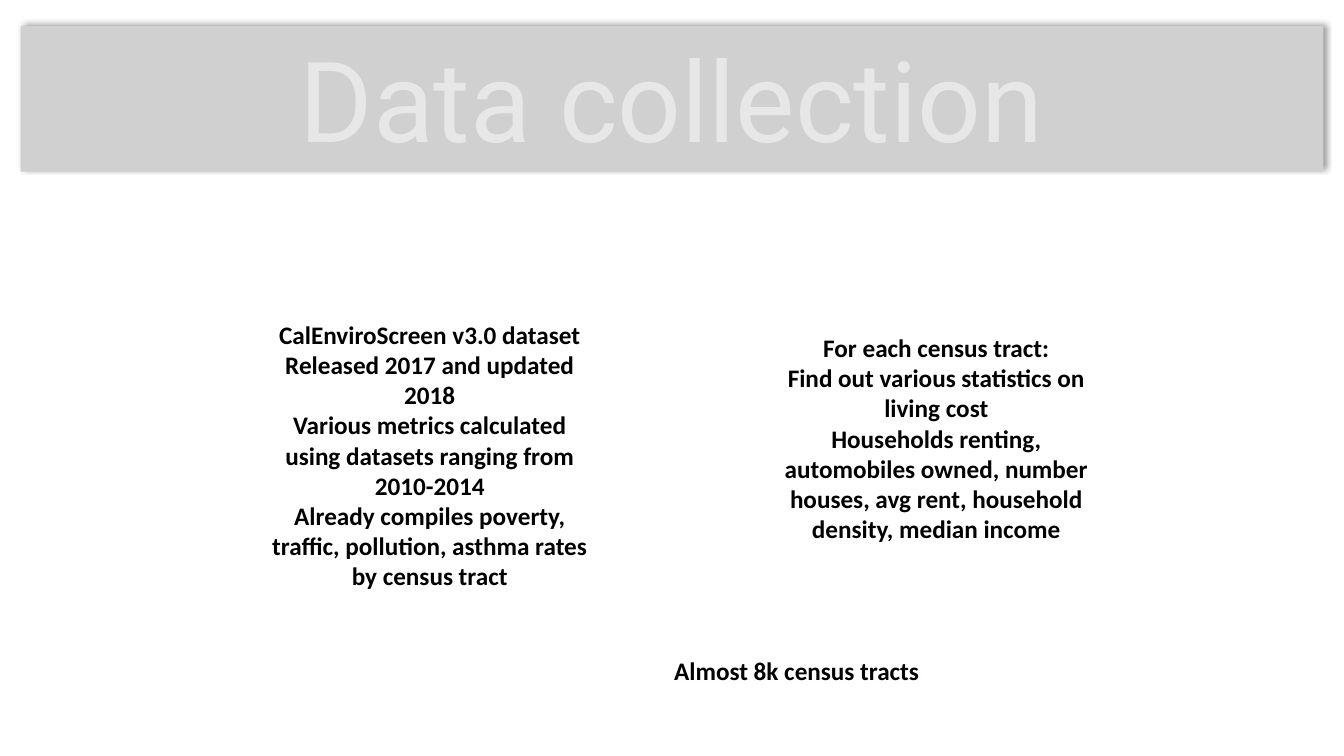
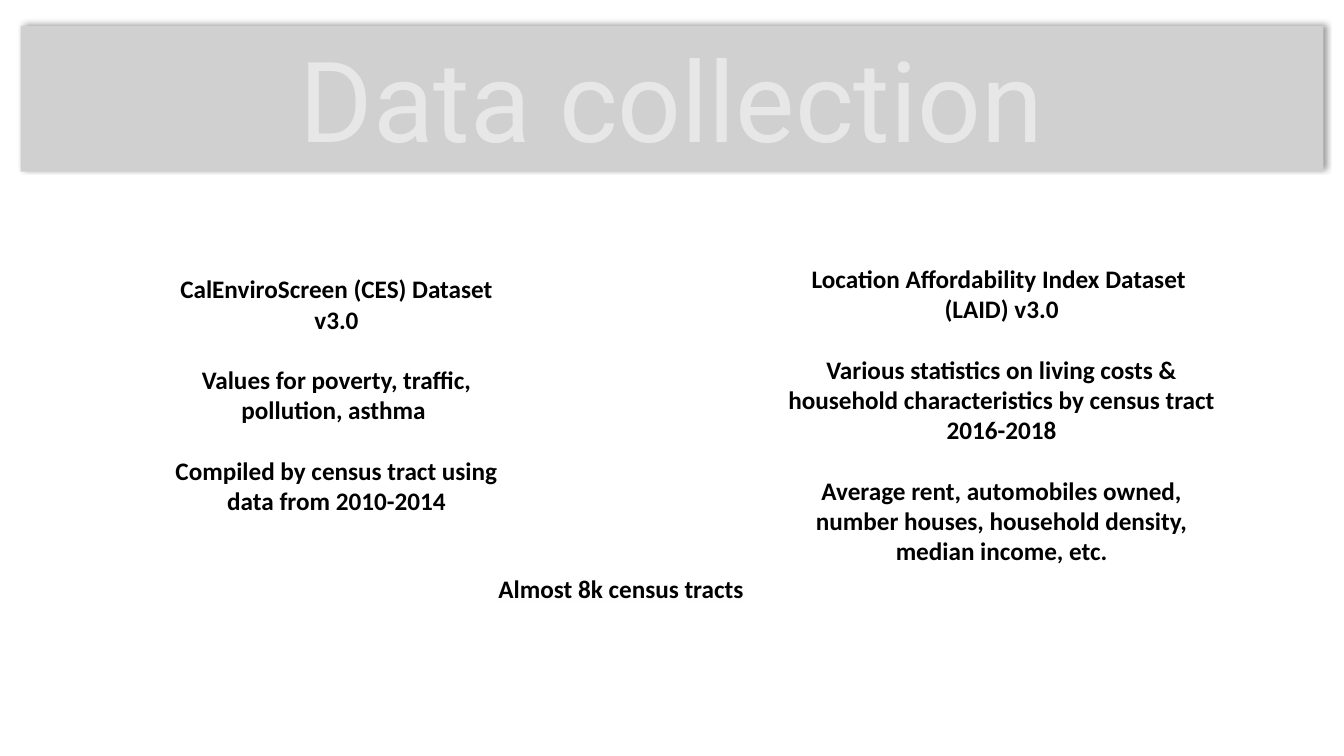
Before and after one commit to cljungkull/Project-2---CaliPolluts, a slide deck: slide 4 of presentation.pptx. Drawn at 1344x756 pixels with LibreOffice and Linux fonts; fonts in the diff are those of the drawing; grey boxes stand for pictures; background and template pictures are left out. Boxes give left, top, right and bottom in pixels: in the first picture for what was removed or moved away, otherwise in the second. Text is boxed around its words. In the diff, an @@ line names an element or a change of style, - is before the commit and + after.

Commit message:
updates to ppt

```diff
--- a/presentation.pptx
+++ b/presentation.pptx
@@ text at [175, 279, 497, 510]: text changed @@
-CalEnviroScreen v3.0 dataset
-Released 2017 and updated 2018
-Various metrics calculated using datasets ranging from 2010-2014
-Already compiles poverty, traffic, pollution, asthma rates by census tract
+CalEnviroScreen (CES) Dataset v3.0
+Values for poverty, traffic, pollution, asthma
+Compiled by census tract using data from 2010-2014
@@ text at [788, 270, 1215, 563]: text changed @@
-For each census tract:
-Find out various statistics on living cost
-Households renting, automobiles owned, number houses, avg rent, household density, median income
+Location Affordability Index Dataset (LAID) v3.0
+Various statistics on living costs & household characteristics by census tract 2016-2018
+Average rent, automobiles owned, number houses, household density, median income, etc.
@@ text "Almost 8k census tracts": place and size @@
-text "Almost 8k census tracts" at [674, 662, 919, 681]
+text "Almost 8k census tracts" at [498, 580, 744, 599]
```
Also in this commit, not shown: 5 other slides changed, 1 other file.
